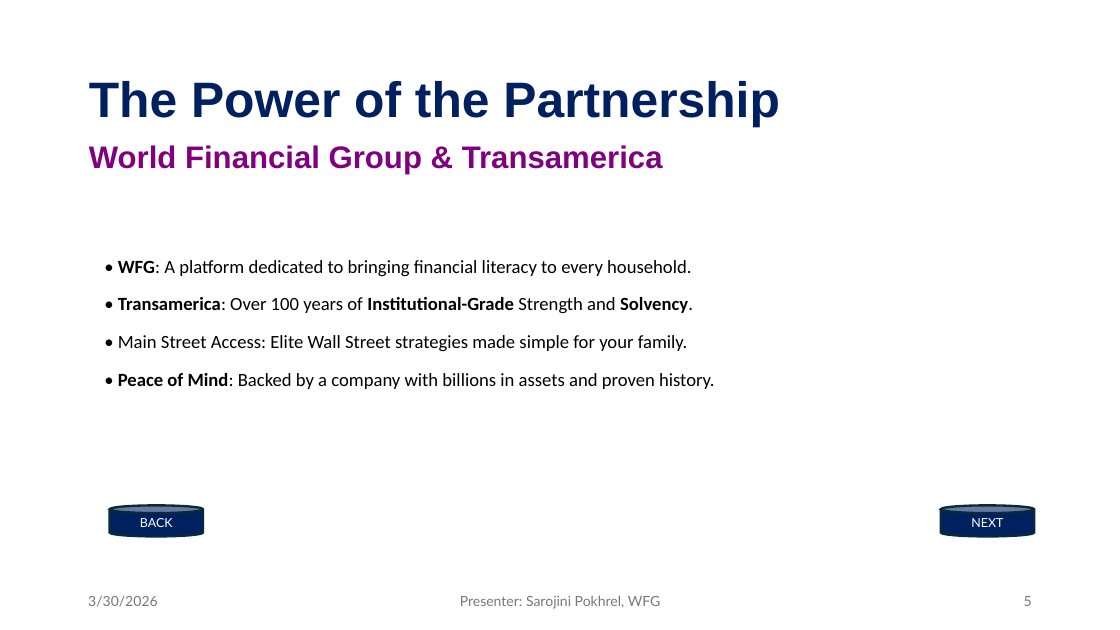
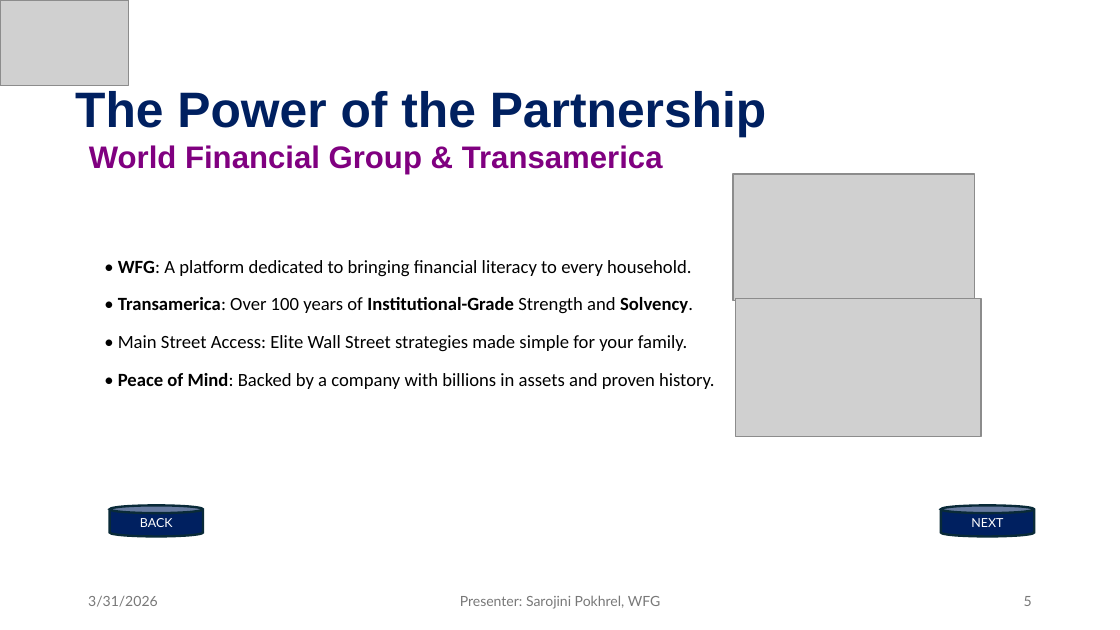
Before and after one commit to my1stgit/testgitrepo, a slide deck: slide 5 of Presentation1.pptm. Drawn at 1120x630 pixels with LibreOffice and Linux fonts; fonts in the diff are those of the drawing; grey boxes stand for pictures. Boxes give left, top, right and bottom in pixels: in the first picture for what was removed or moved away, otherwise in the second. Text is boxed around its words. In the diff, an @@ line names an element or a change of style, - is before the commit and + after.

```diff
--- a/Presentation1.pptm
+++ b/Presentation1.pptm
@@ picture added at [0, 0, 129, 85] @@
@@ text "The Power of the Partnership": place and size @@
-text "The Power of the Partnership" at [89, 81, 779, 127]
+text "The Power of the Partnership" at [75, 91, 766, 138]
@@ picture added at [732, 174, 973, 300] @@
@@ picture added at [736, 298, 981, 436] @@
@@ text at [88, 596, 158, 607]: text changed @@
-3/30/2026
+3/31/2026
```
Also in this commit, not shown: 10 other slides changed, 4 other files.
